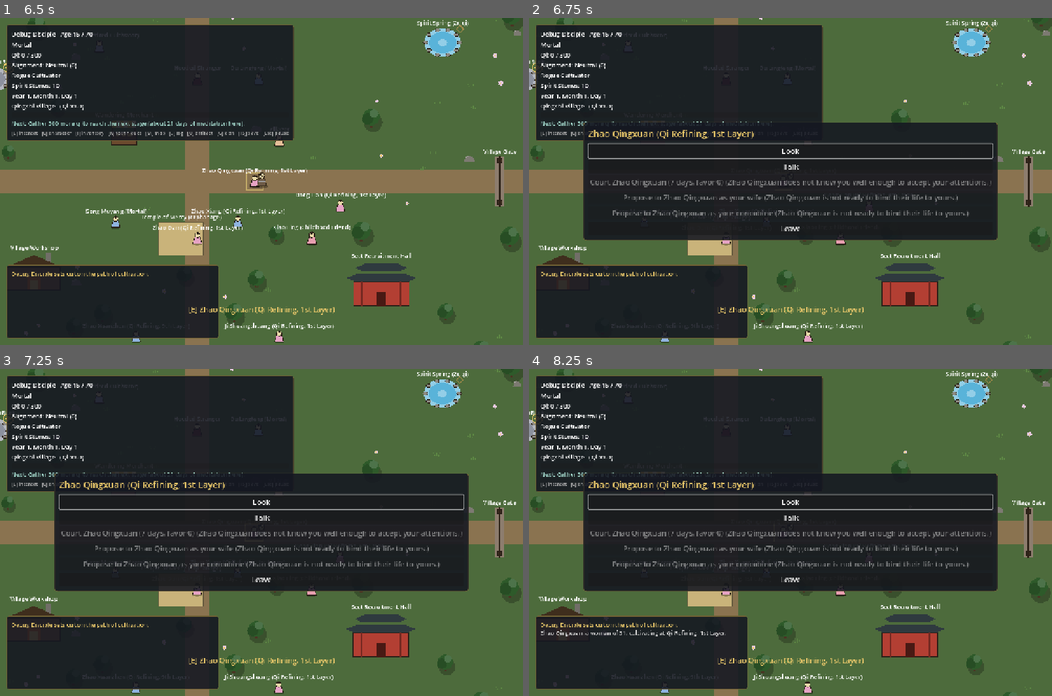
Above: before the commit, frames 1-4 (two rows, left to right).
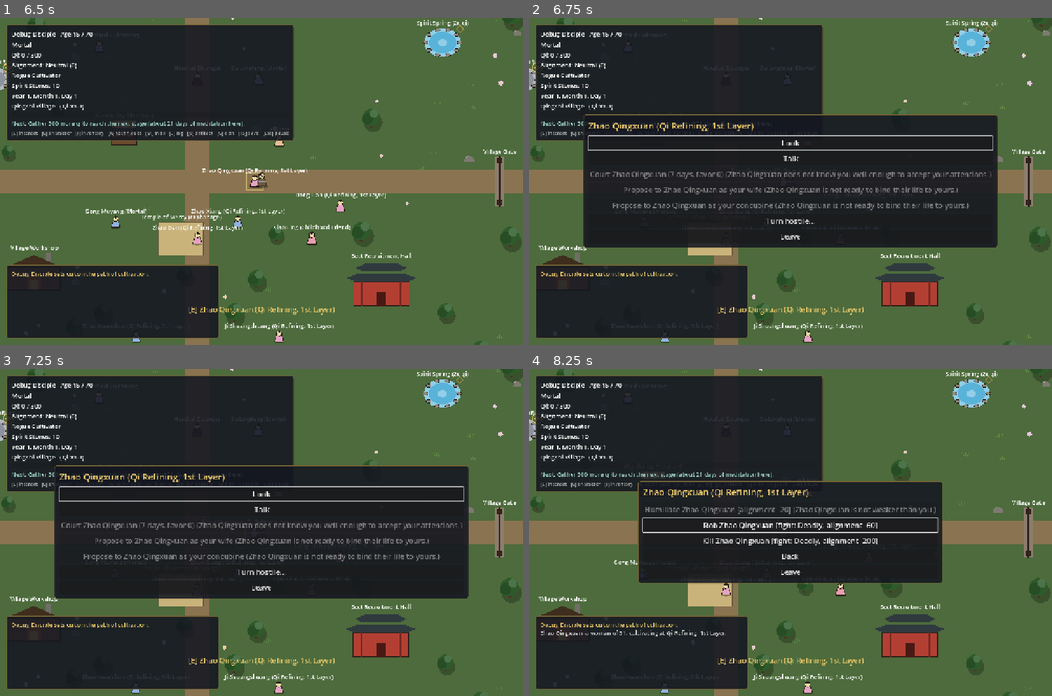
Above: after the commit, the same moments.

Repository: samridghimire/cultivation-game
Game: Godot game, scene res://src/world/world.tscn
Same seed, same stepped clock (60 frames per second), same inputs: the game is played once before the commit and once after it. This scene is started directly instead of the project's main scene.
Inputs (mouse positions are in pixels of both pictures, inside the frame that each line leads up to):
- Up to frame 1 (6.5 s): click "Reach for it." at 0.5 s; click "What are you?" at 1.25 s; click "Why me?" at 2 s; click "What are you?" at 2.75 s; click "..." at 3.5 s; click "Set out." at 4.25 s; tap Enter at 5 s; move the mouse to (376, 165) at 5.02 s; hold D (move_right) 5.03-5.75 s; hold E (interact) 5.03-5.75 s; click (376, 165) at 5.17 s; drag from (156, 197) to (10, 80) at 5.77 s
- Up to frame 2 (6.75 s): move the mouse to (842, 109) at 6.52 s; hold D (move_right) from 6.53 s (still down); hold E (interact) from 6.53 s (still down); tap Page Down (scroll_down) at 6.6 s
- Up to frame 3 (7.25 s): keep holding D (move_right); keep holding E (interact)
- Up to frame 4 (8.25 s): release D (move_right) at 7.25 s; release E (interact) at 7.25 s; click "Look" at 7.25 s; click (790, 571) at 8 s, where only the run after the commit has a clickable "Turn hostile..."

Frame 1 is identical in both runs. In frame 2, 8.1% of the frame differs, in the area x 10-90%, y 29-71%; in frame 3, 8.1%; in frame 4, 13%, in the area x 10-90%, y 32-68%.

Commit message:
[RIV-001d] Karma entries in the NPC menu and grudges on the sheet (#148)
"Turn hostile..." reveals Humiliate / Rob / Kill entries (fight danger
label, alignment cost, Karma.check_act reasons on disabled entries) so a
stray press never kills anyone; "Make amends (N stones)" appears while
an NPC holds a grudge. The character sheet lists Karma.describe lines
under "Grudges & Debts".


Claude-Session: https://claude.ai/code/session_012HtFoCXRpLZLe9fdLUW9KV

Co-authored-by: Claude <noreply@anthropic.com>

Diff:
--- a/src/ui/character_sheet.gd
+++ b/src/ui/character_sheet.gd
@@ -110,6 +110,12 @@
 		for line in family:
 			t += "  %s\n" % line
 		t += "\n"
+	var karma := Karma.describe(p, GameState.npcs)
+	if not karma.is_empty():
+		t += "[color=#%s]Grudges & Debts[/color]\n" % accent
+		for line in karma:
+			t += "  %s\n" % line
+		t += "\n"
 	t += "[color=#%s]Sect Reputation[/color]\n" % accent
 	for line in Reputation.describe(p, data):
 		t += "  %s\n" % line
--- a/src/world/interactables/npc.gd
+++ b/src/world/interactables/npc.gd
@@ -8,11 +8,16 @@
 ## Injured NPCs offer "Treat <name>'s <injury>" (G-007d, Medicine.check_treat_npc)
 ## and "Look" lists their injuries.
 ## Orphaned children offer "Adopt <name>" (FAM-003e, Adoption.check_adoption).
+## Hostile acts (RIV-001d: humiliate, rob, kill) hide behind a "Turn hostile"
+## entry so a stray button press never kills anyone; "Make amends" appears
+## while the NPC holds a grudge (Karma.check_act / check_amends reasons).
 
 @export var npc_id := ""
 
 ## Set when an inline conversation ends, so the menu does not restart it.
 var _just_ended := false
+## True while the hostile-act entries are shown instead of the normal menu.
+var _hostile := false
 
 
 func is_available() -> bool:
@@ -21,6 +26,8 @@
 
 
 func get_options() -> Array[Dictionary]:
+	if _hostile:
+		return _hostile_options()
 	var options: Array[Dictionary] = []
 	var def: Dictionary = GameState.data.npcs.get(npc_id, {})
 	if def.is_empty():
@@ -36,6 +43,7 @@
 	options.append_array(_treatment_options())
 	options.append_array(_adoption_options())
 	options.append_array(_courtship_options())
+	options.append_array(_karma_options())
 	return options
 
 
@@ -69,6 +77,67 @@
 	var label := "Adopt %s (%s)" % [child.name, Calendar.format_duration(days)]
 	options.append(_entry(label, Adoption.check_adoption(p, child, GameState.npcs, data), GameState.adopt.bind(npc_id)))
 	return options
+
+
+## "Make amends" while the NPC holds a grudge, and the "Turn hostile" entry
+## for adults who are not family (other targets would only show refusals).
+func _karma_options() -> Array[Dictionary]:
+	var options: Array[Dictionary] = []
+	var p := GameState.player
+	var data := GameState.data
+	var npc: CharacterData = GameState.npcs.get(npc_id)
+	if p == null or npc == null or data.karma.is_empty():
+		return options
+	var cost := Karma.amends_cost(p, npc_id, data)
+	if cost > 0:
+		var label := "Make amends with %s (%d stones, grudge %d)" % [npc.name, cost, Karma.grudge(p, npc_id)]
+		options.append(_entry(label, Karma.check_amends(p, npc, data), GameState.make_amends.bind(npc_id)))
+	for act_id in Karma.act_ids(data):
+		if Karma.check_act(p, npc, act_id, data) == "":
+			options.append({"label": "Turn hostile...", "action": _set_hostile.bind(true), "keep_open": true})
+			break
+	return options
+
+
+## One entry per karma act: fights show Combat.danger_label of the NPC, and
+## every entry names its alignment cost. "Back" returns to the normal menu.
+func _hostile_options() -> Array[Dictionary]:
+	var options: Array[Dictionary] = []
+	var p := GameState.player
+	var data := GameState.data
+	var npc: CharacterData = GameState.npcs.get(npc_id)
+	if p == null or npc == null or not npc.alive:
+		_hostile = false
+		return options
+	for act_id in Karma.act_ids(data):
+		var act := Karma.act(data, act_id)
+		var bits: PackedStringArray = []
+		if bool(act.get("fight", false)):
+			bits.append("fight: %s" % Combat.danger_label(p, data, Karma.npc_enemy(npc, data)))
+		if int(act.get("alignment", 0)) != 0:
+			bits.append("alignment %+d" % int(act["alignment"]))
+		var label := "%s %s" % [String(act.get("name", act_id)), npc.name]
+		if not bits.is_empty():
+			label += " [%s]" % ", ".join(bits)
+		var reason := Karma.check_act(p, npc, act_id, data)
+		options.append(_entry(label, reason, _commit_hostile.bind(act_id)))
+	options.append({"label": "Back", "action": _set_hostile.bind(false), "keep_open": true})
+	return options
+
+
+func _on_body_exited(body: Node2D) -> void:
+	super(body)
+	if body is Player:
+		_hostile = false
+
+
+func _set_hostile(on: bool) -> void:
+	_hostile = on
+
+
+func _commit_hostile(act_id: String) -> void:
+	_hostile = false
+	GameState.hostile_act(npc_id, act_id)
 
 
 ## Court and one Propose entry per spousal rank, only for NPCs the player
--- /dev/null
+++ b/tests/unit/test_npc_karma_menu.gd
@@ -0,0 +1,112 @@
+extends TestCase
+## RIV-001d: hostile acts (behind "Turn hostile...") and Make amends in the NPC menu.
+
+
+func _root() -> Node:
+	return (Engine.get_main_loop() as SceneTree).root
+
+
+func _start(gs: Node) -> CharacterData:
+	var c := CharacterFactory.create("Bully", gs.data, seeded_rng())
+	gs.start_session(c)
+	return c
+
+
+func _npc_menu(npc_id: String) -> Node:
+	var npc: Node = load("res://src/world/interactables/npc.gd").new()
+	npc.npc_id = npc_id
+	return npc
+
+
+func _find(options: Array[Dictionary], prefix: String) -> Dictionary:
+	for o in options:
+		if String(o["label"]).begins_with(prefix):
+			return o
+	return {}
+
+
+func _adult(gs: Node) -> CharacterData:
+	var npc := Npcs.spawn(gs.npcs, gs.data, seeded_rng(11), {"gender": "male", "region": gs.current_region})
+	npc.age_days = 30 * Calendar.DAYS_PER_YEAR
+	return npc
+
+
+func test_hostile_entries_hide_behind_toggle() -> void:
+	var gs: Node = _root().get_node("GameState")
+	var p := _start(gs)
+	var npc := _adult(gs)
+	npc.realm_index = 0
+	p.realm_index = 1
+	var menu := _npc_menu(npc.id)
+	var options: Array[Dictionary] = menu.get_options()
+	assert_true(_find(options, "Kill").is_empty(), "no kill entry on the first page")
+	var toggle := _find(options, "Turn hostile")
+	assert_false(toggle.is_empty(), "turn hostile offered for adults")
+	assert_true(toggle["keep_open"], "toggle keeps the menu open")
+	(toggle["action"] as Callable).call()
+	options = menu.get_options()
+	for act_id in Karma.act_ids(gs.data):
+		var name := String(Karma.act(gs.data, act_id)["name"])
+		assert_false(_find(options, name + " " + npc.name).is_empty(), "%s entry: %s" % [name, str(options)])
+	var rob := _find(options, "Rob ")
+	assert_true(String(rob["label"]).contains("fight: "), "fights show danger: %s" % rob["label"])
+	assert_true(String(rob["label"]).contains("alignment -"), "alignment cost shown: %s" % rob["label"])
+	var back := _find(options, "Back")
+	(back["action"] as Callable).call()
+	assert_false(_find(menu.get_options(), "Turn hostile").is_empty(), "back returns to the normal menu")
+	menu.free()
+	gs.end_session()
+
+
+func test_humiliate_disabled_against_equal_and_works_against_weaker() -> void:
+	var gs: Node = _root().get_node("GameState")
+	var p := _start(gs)
+	var npc := _adult(gs)
+	npc.realm_index = p.realm_index
+	var menu := _npc_menu(npc.id)
+	(_find(menu.get_options(), "Turn hostile")["action"] as Callable).call()
+	var humiliate := _find(menu.get_options(), "Humiliate")
+	assert_true(humiliate["disabled"], "not weaker: %s" % humiliate["label"])
+	assert_true(String(humiliate["label"]).contains("not weaker"), humiliate["label"])
+	p.realm_index = npc.realm_index + 1
+	humiliate = _find(menu.get_options(), "Humiliate")
+	assert_false(humiliate["disabled"], humiliate["label"])
+	(humiliate["action"] as Callable).call()
+	assert_gt(Karma.grudge(p, npc.id), 0, "humiliation earns a grudge")
+	assert_false(_find(menu.get_options(), "Turn hostile").is_empty(), "acting leaves hostile mode")
+	menu.free()
+	gs.end_session()
+
+
+func test_make_amends_entry_follows_grudge_and_stones() -> void:
+	var gs: Node = _root().get_node("GameState")
+	var p := _start(gs)
+	var npc := _adult(gs)
+	var menu := _npc_menu(npc.id)
+	assert_true(_find(menu.get_options(), "Make amends").is_empty(), "no grudge, no amends")
+	Karma.add_grudge(p, gs.data, npc.id, 30)
+	p.add_item("spirit_stone", -p.item_count("spirit_stone"))
+	var amends := _find(menu.get_options(), "Make amends")
+	assert_true(amends["disabled"], "too poor: %s" % amends["label"])
+	p.add_item("spirit_stone", Karma.amends_cost(p, npc.id, gs.data))
+	amends = _find(menu.get_options(), "Make amends")
+	assert_false(amends["disabled"], amends["label"])
+	(amends["action"] as Callable).call()
+	assert_eq(Karma.grudge(p, npc.id), 0, "grudge settled")
+	assert_true(_find(menu.get_options(), "Make amends").is_empty(), "entry gone after amends")
+	menu.free()
+	gs.end_session()
+
+
+func test_children_and_family_get_no_hostile_entry() -> void:
+	var gs: Node = _root().get_node("GameState")
+	var p := _start(gs)
+	var npc := _adult(gs)
+	npc.age_days = 5 * Calendar.DAYS_PER_YEAR
+	var menu := _npc_menu(npc.id)
+	assert_true(_find(menu.get_options(), "Turn hostile").is_empty(), "children are off limits")
+	npc.age_days = 30 * Calendar.DAYS_PER_YEAR
+	p.parents.append(npc.id)
+	assert_true(_find(menu.get_options(), "Turn hostile").is_empty(), "family is off limits")
+	menu.free()
+	gs.end_session()
Not shown, added: tests/unit/test_npc_karma_menu.gd.uid
Not shown, changed: docs/BACKLOG.md
Not shown, changed: docs/CHANGELOG.md
Not shown, changed: docs/DESIGN.md
